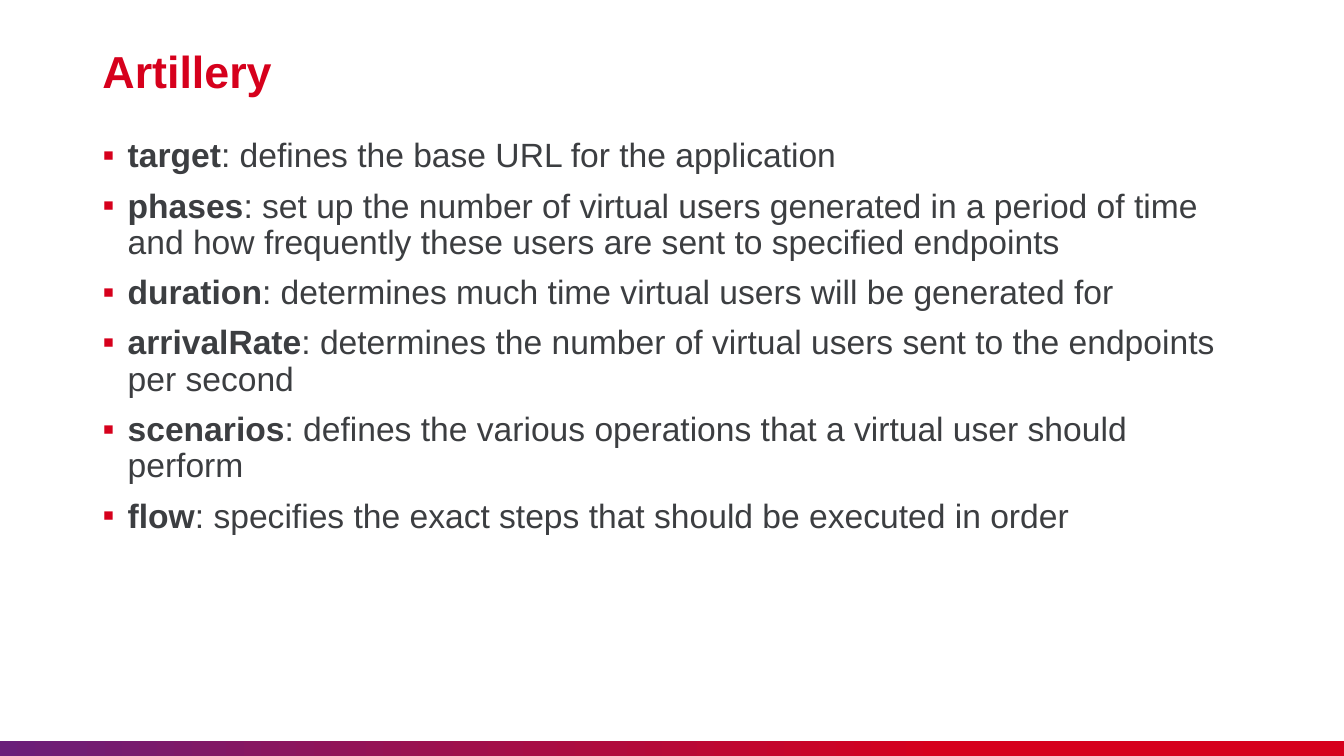
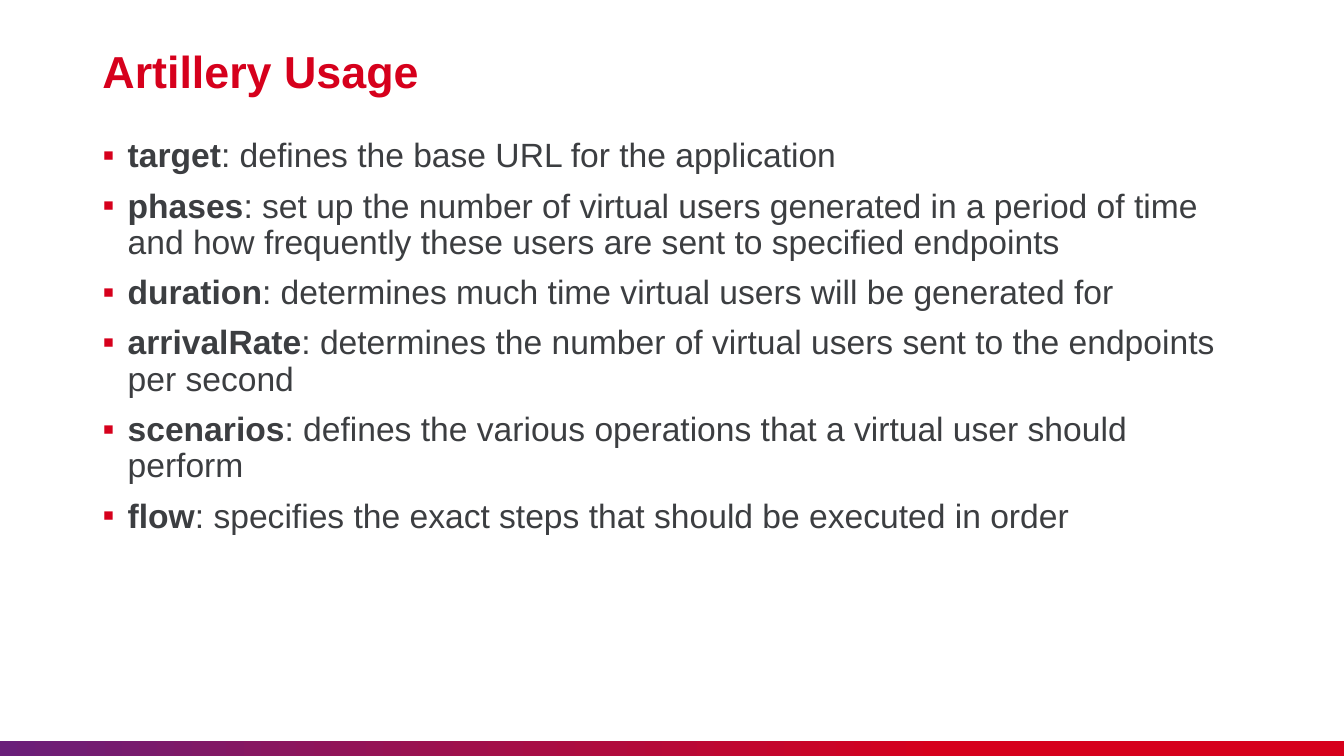
Before and after one commit to nashtech-garage/nodejs-vite-js_load_test, a slide deck: slide 16 of artillery/slide/NT_Artillery.pptx (slide 12 before the commit). Drawn at 1344x756 pixels with LibreOffice and Linux fonts; fonts in the diff are those of the drawing. Boxes give left, top, right and bottom in pixels: in the first picture for what was removed or moved away, otherwise in the second. Text is boxed around its words. In the diff, an @@ line names an element or a change of style, - is before the commit and + after.

Commit message:
Update Artillery slide

```diff
--- a/artillery/slide/NT_Artillery.pptx
+++ b/artillery/slide/NT_Artillery.pptx
@@ title at (x1=102, y1=55, x2=418, y2=97): text changed @@
-Artillery
+Artillery Usage
```
Also in this commit, not shown: 3 other slides changed, 7 slides added.
